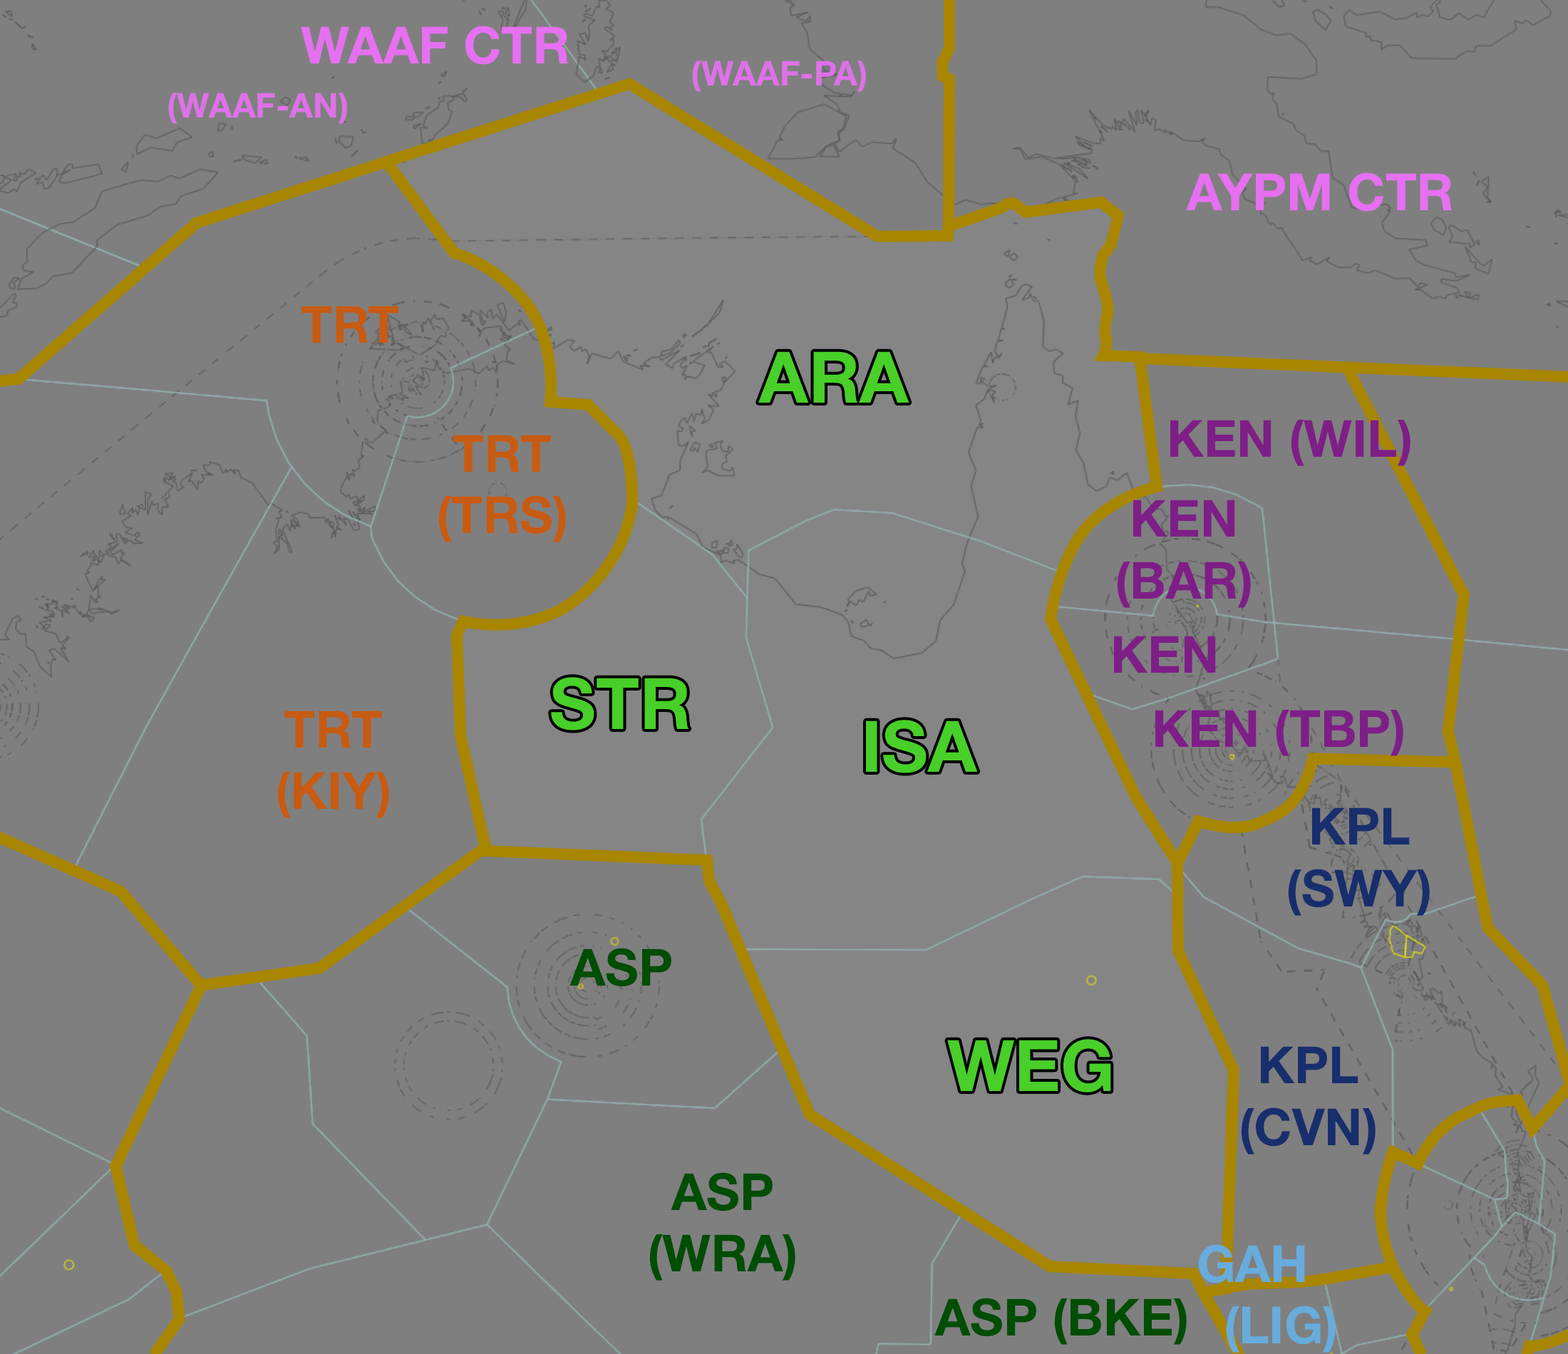
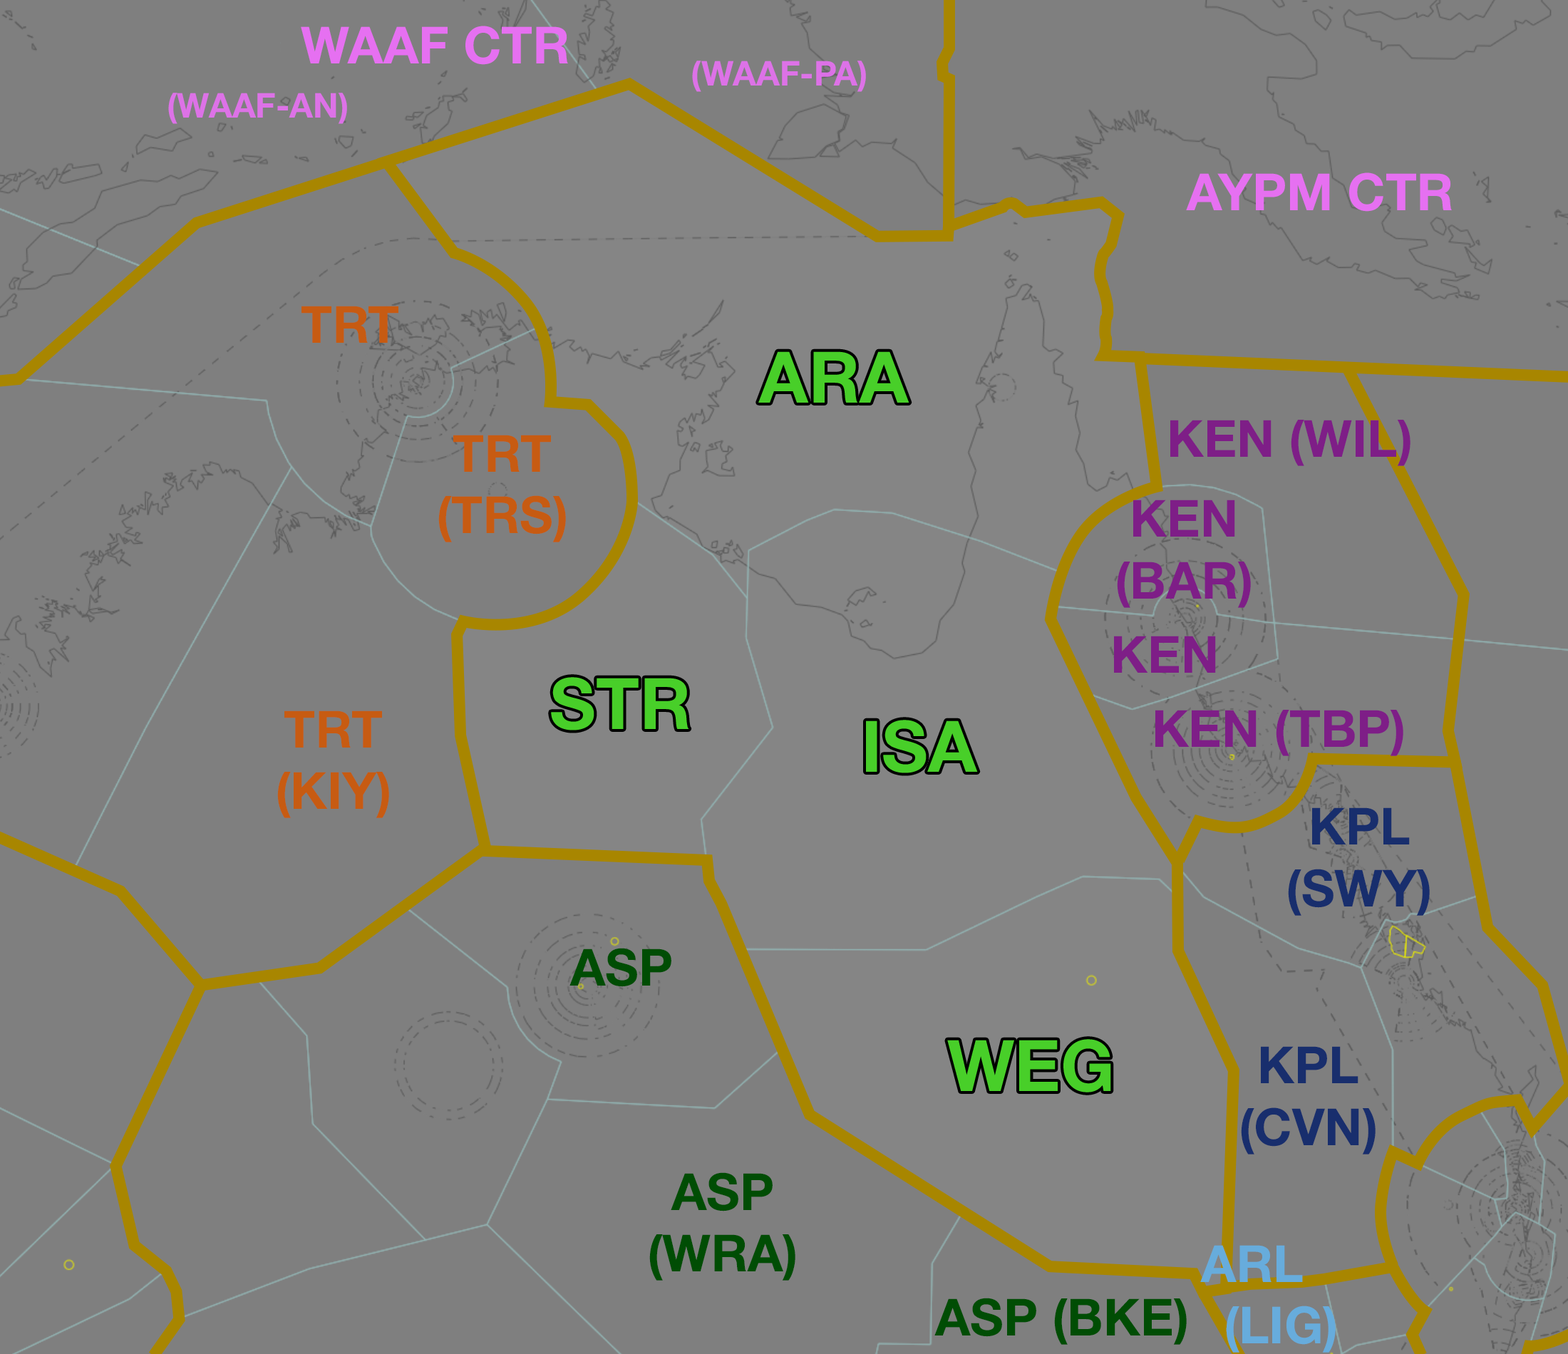
The second w=1568, h=1354 image is a revision of the first. Changes to its layers:
renamed "GAH (LIG)" to "ARL (LIG)", painted on it over (x1=1198, y1=1244, x2=1306, y2=1284)